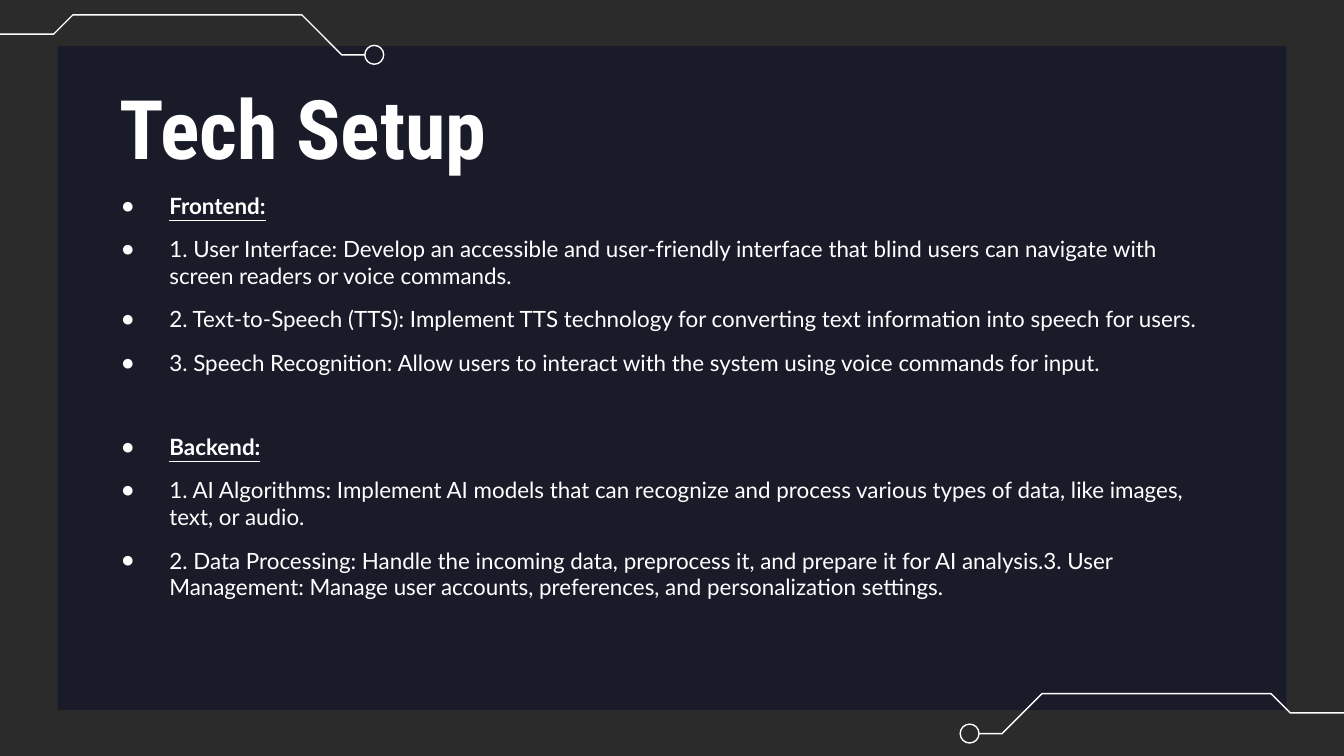
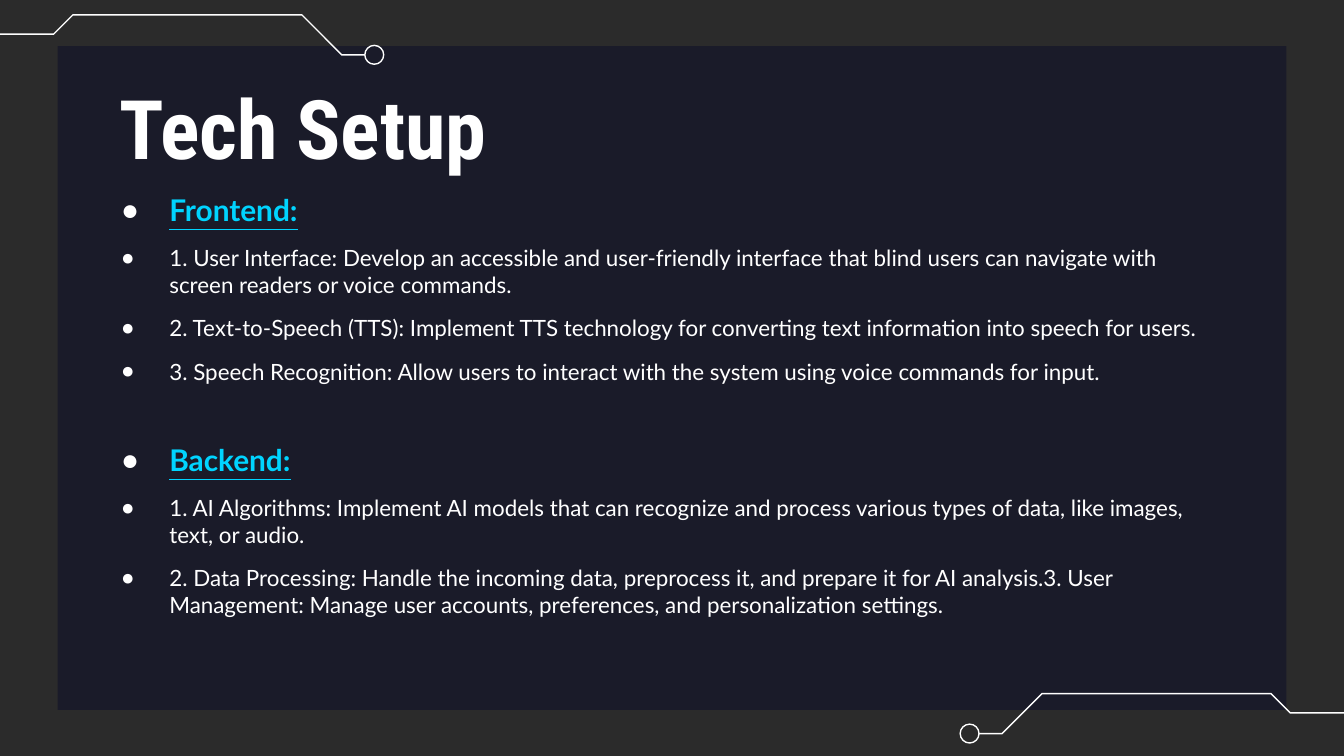
Before and after one commit to Ivin-Mathew/08-CodeVision, a slide deck: slide 7 of Presentation/ENVISIONAI KODIKON.pptx. Drawn at 1344x756 pixels with LibreOffice and Linux fonts; fonts in the diff are those of the drawing; background and template pictures are left out; a plain dark background stands for a picture behind light text. Boxes give left, top, right and bottom in pixels: in the first picture for what was removed or moved away, otherwise in the second. Text is boxed around its words. In the diff, an @@ line names an element or a change of style, - is before the commit and + after.

```diff
--- a/Presentation/ENVISIONAI KODIKON.pptx
+++ b/Presentation/ENVISIONAI KODIKON.pptx
@@ text at bbox=[169, 199, 297, 472]: size 12 to 16 pt, text colour #FFFFFF to #00D4FF in "Frontend:", "Backend:" @@
```
Also in this commit, not shown: 5 other slides changed, 3 slides added, 4 slides removed.
